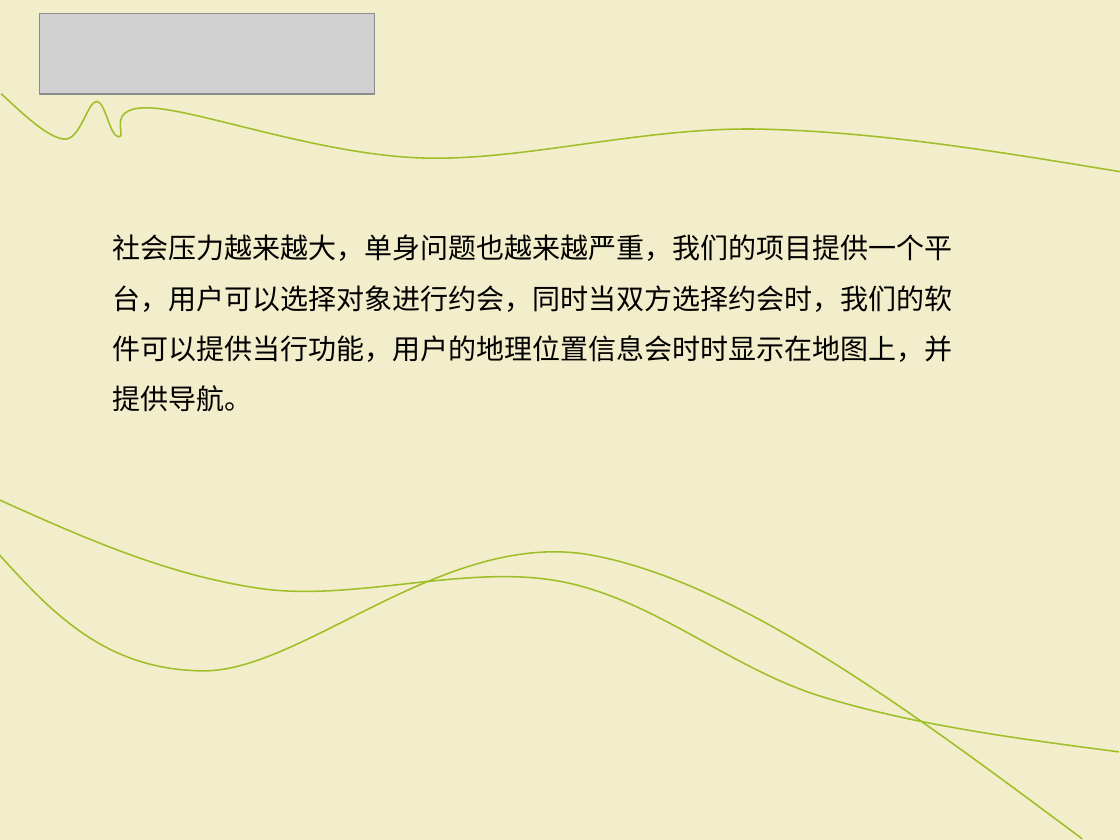
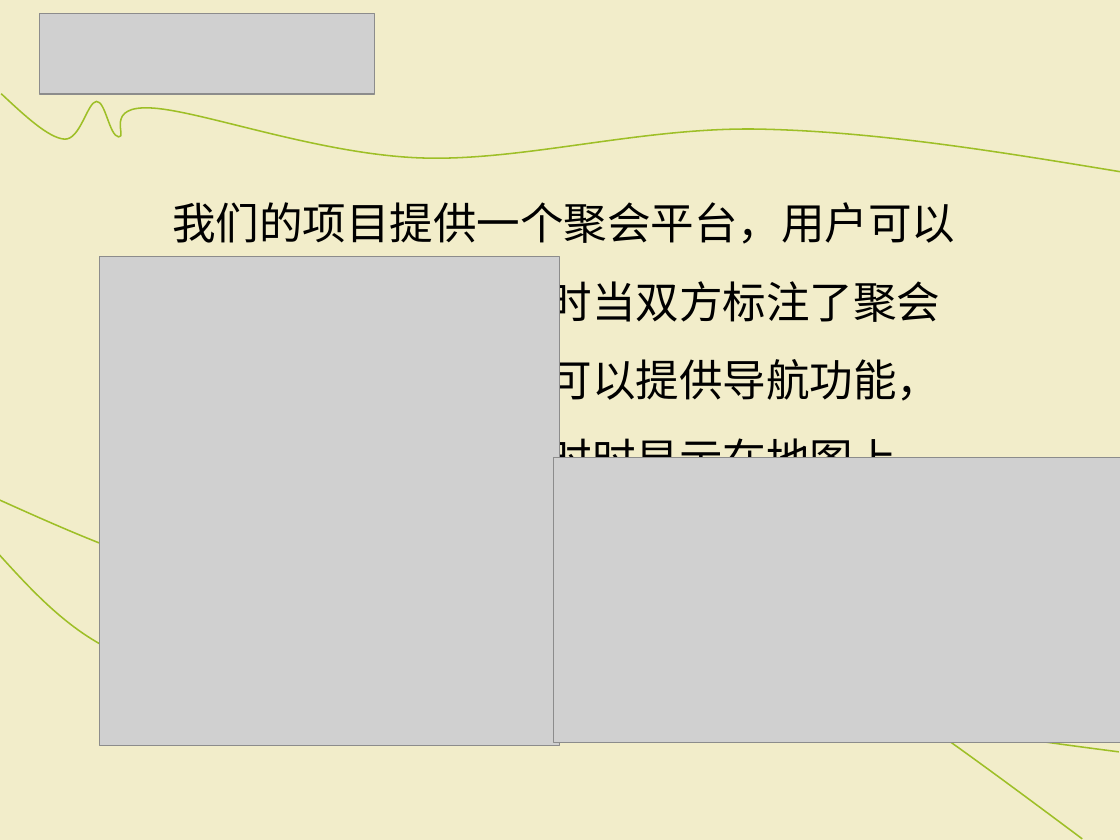
Before and after one commit to SoftwareOrganization/Dating_Position, a slide deck: slide 3 of doc of project/项目开发计划报告.ppt. Drawn at 1120x840 pixels with LibreOffice and Linux fonts; fonts in the diff are those of the drawing; grey boxes stand for pictures. Boxes give left, top, right and bottom in pixels: in the first picture for what was removed or moved away, otherwise in the second. Text is boxed around its words. In the diff, an @@ line names an element or a change of style, - is before the commit and + after.

```diff
--- a/doc of project/项目开发计划报告.ppt
+++ b/doc of project/项目开发计划报告.ppt
@@ text at [114,202,955,486]: text changed; size 18 to 28 pt @@
-社会压力越来越大，单身问题也越来越严重，我们的项目提供一个平台，用户可以选择对象进行约会，同时当双方选择约会时，我们的软件可以提供当行功能，用户的地理位置信息会时时显示在地图上，并提供导航。
+我们的项目提供一个聚会平台，用户可以选择对象进行聚会，同时当双方标注了聚会地点之后，我们的软件可以提供导航功能，用户的地理位置信息会时时显示在地图上，并提供最短路线。
@@ picture added at [100,256,560,746] @@
@@ picture added at [553,458,1120,744] @@
```
Also in this commit, not shown: 1 other slide changed, 6 slides added.
